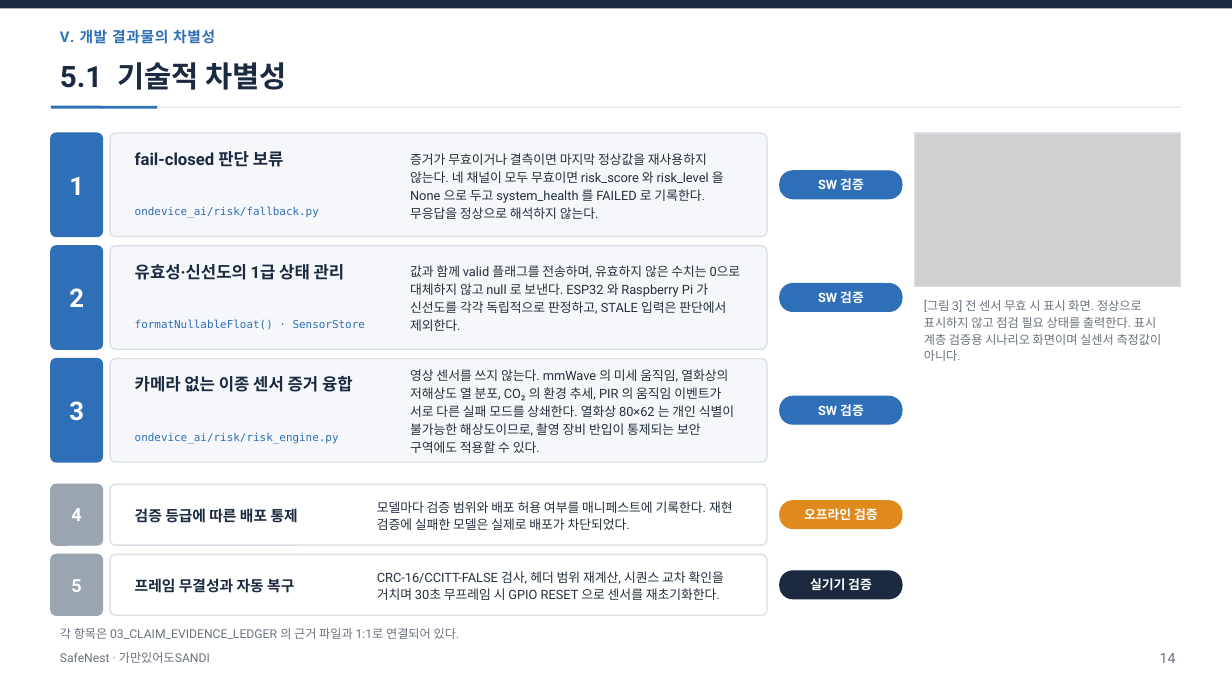
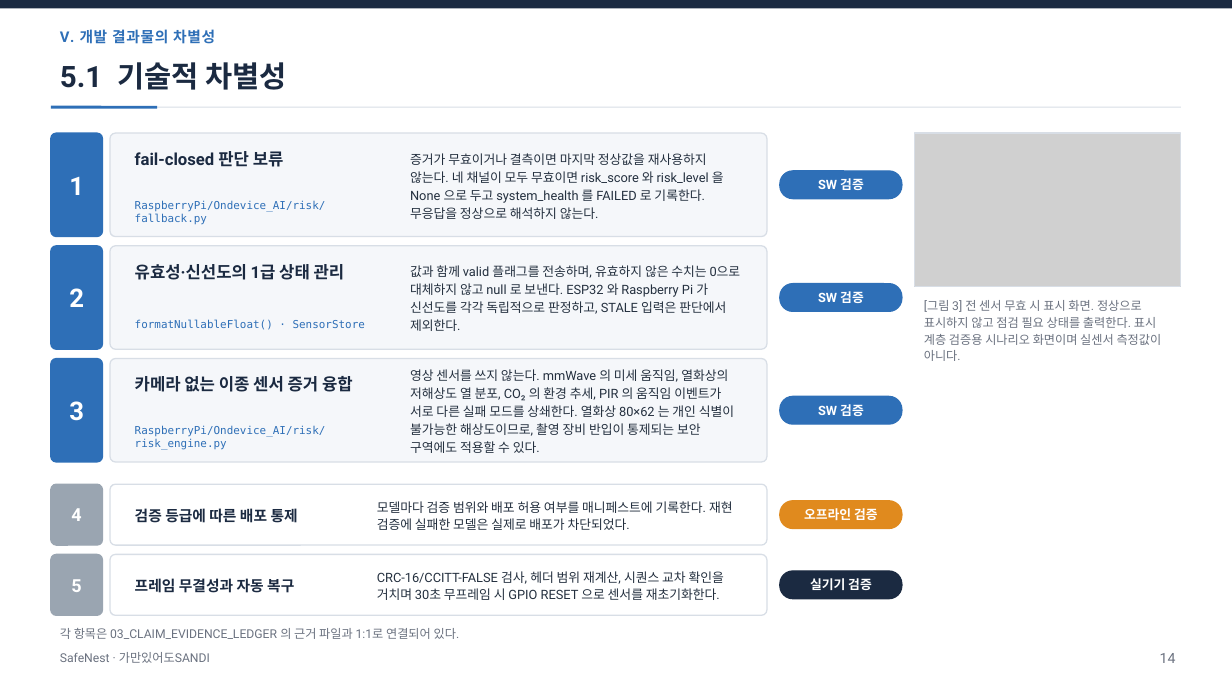
Before and after one commit to jinsu1011/safenest-embedded-competition, a slide deck: slide 15 of final-report/2026ESWContest_자유공모_가만있어도SANDI_개발완료보고서.pptx. Drawn at 1232x693 pixels with LibreOffice and Linux fonts; fonts in the diff are those of the drawing; grey boxes stand for pictures. Boxes give left, top, right and bottom in pixels: in the first picture for what was removed or moved away, otherwise in the second. Text is boxed around its words. In the diff, an @@ line names an element or a change of style, - is before the commit and + after.

```diff
--- a/final-report/2026ESWContest_자유공모_가만있어도SANDI_개발완료보고서.pptx
+++ b/final-report/2026ESWContest_자유공모_가만있어도SANDI_개발완료보고서.pptx
@@ text at bbox=[135, 200, 326, 225]: text changed @@
-ondevice_ai/risk/fallback.py
+RaspberryPi/Ondevice_AI/risk/fallback.py
@@ text at bbox=[135, 426, 326, 450]: text changed @@
-ondevice_ai/risk/risk_engine.py
+RaspberryPi/Ondevice_AI/risk/risk_engine.py
```
Also in this commit, not shown: 10 other slides changed, 14 other files.
